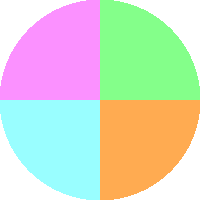
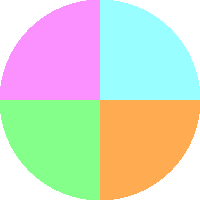
Layer changes from the first 200 x 200 image to the second:
painted on "Layer" over [0,0,200,200]
